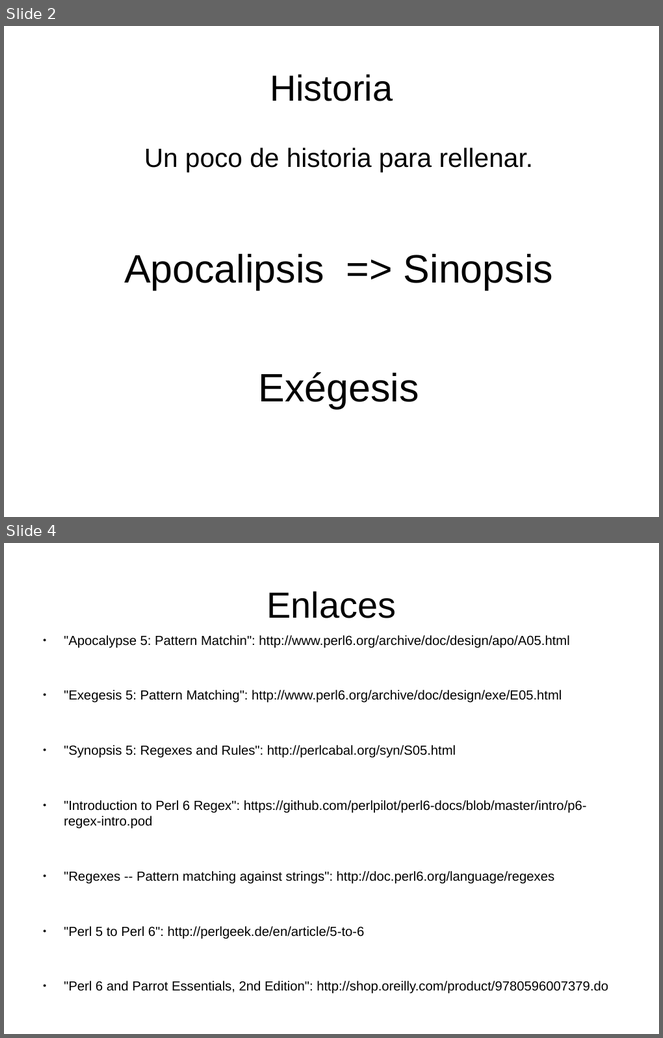
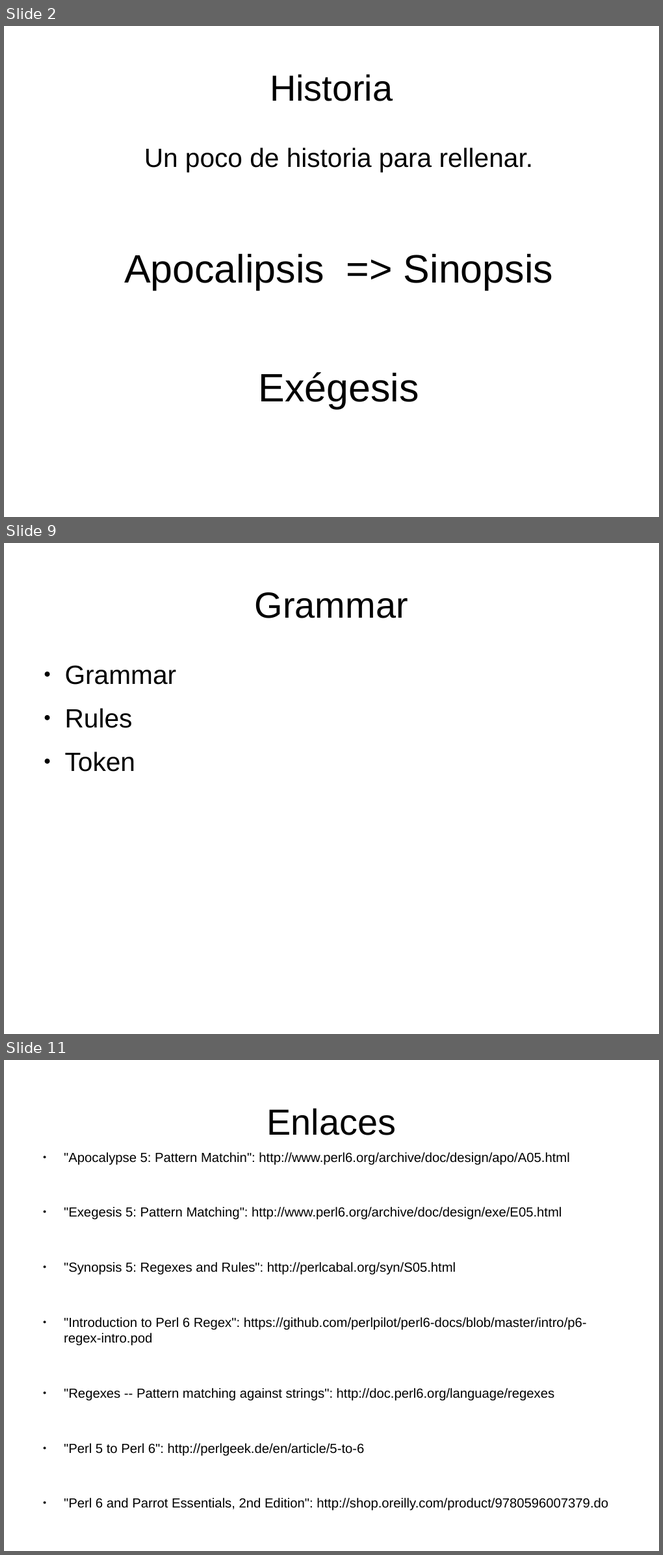
Before and after one commit to renatolrr/Regexes-and-Rules, a slide deck: impress/Regexes-and-Rules.odp. Shown one above the other, each under a label of ours: slides 2 and 4 before the commit, slides 2, 9 and 11 after it; the slides between them are not shown. The pictures are 663x1038 and 663x1555 pixels, drawn with LibreOffice and Linux fonts; fonts in the diff are those of the drawing. Boxes give left, top, right and bottom in pixels: in the first picture for what was removed or moved away, otherwise in the second. Text is boxed around its words. In the diff, an @@ line names an element or a change of style, - is before the commit and + after.

```diff
--- a/impress/Regexes-and-Rules.odp
+++ b/impress/Regexes-and-Rules.odp
@@ slide 9 added at box(4, 543, 659, 1034), background #FFFFFF @@
@@ title added at box(255, 592, 408, 618), 44 pt, text #000000 @@
+Grammar
@@ text added at box(65, 665, 177, 772), 32 pt, text #000000 @@
+● Grammar
+● Rules
+● Token
@@ what was slide 4 is now slide 11 @@
```
Also in this commit, not shown: 7 other slides added, 1 slide removed, 2 other files.
